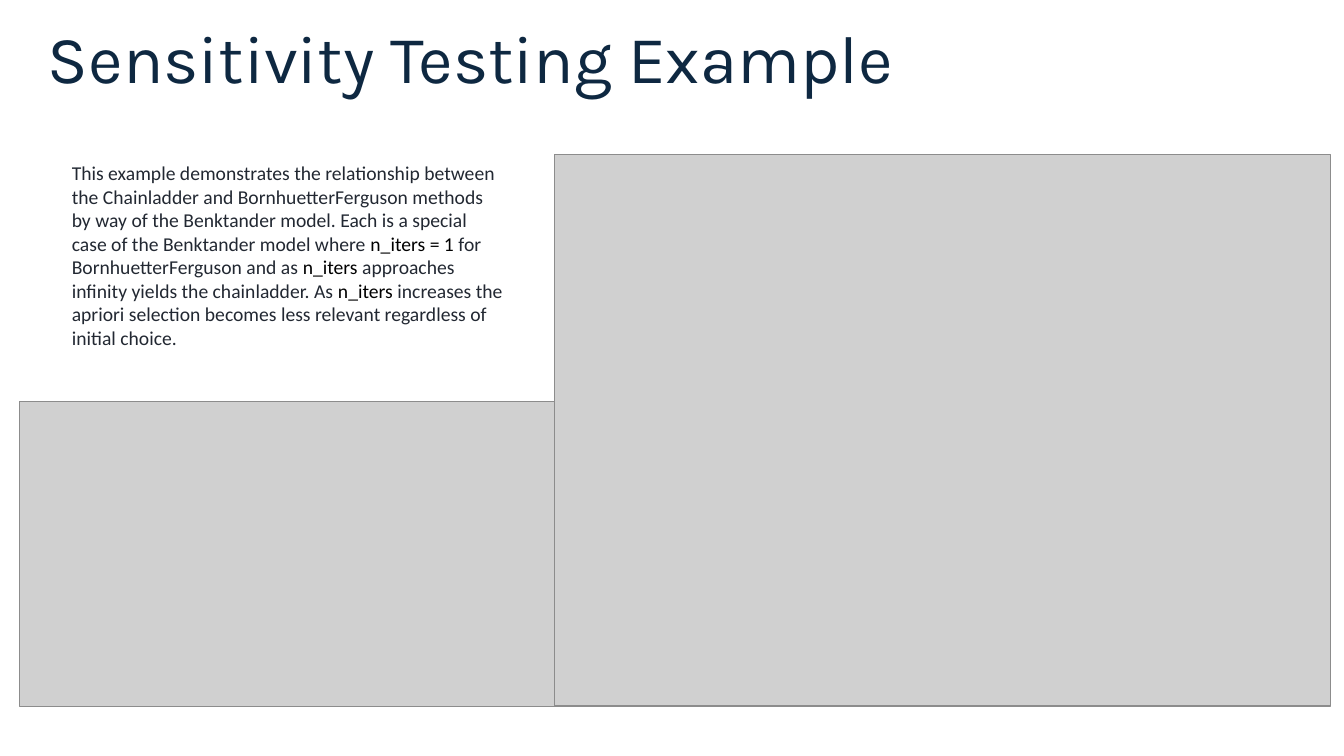
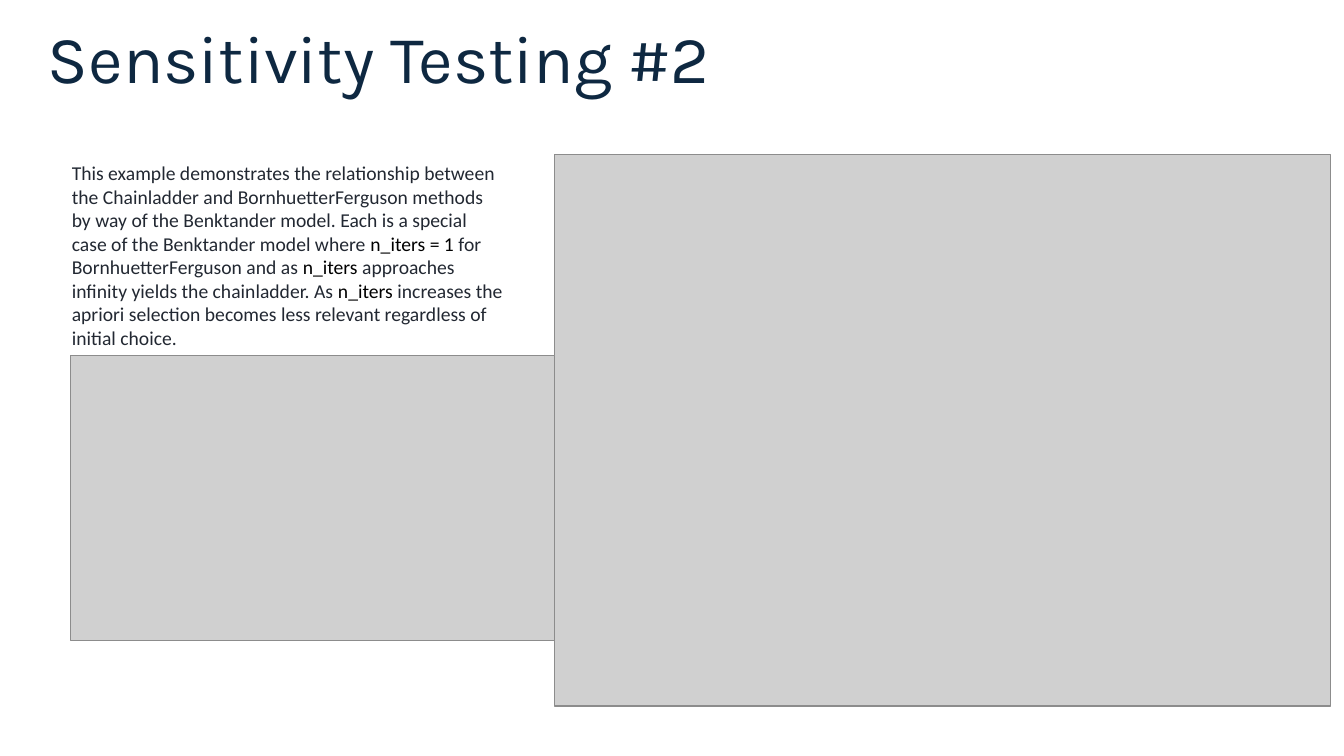
Before and after one commit to jbogaardt/fullstackactuary2024, a slide deck: slide 20 of draft presentation.pptx (slide 16 before the commit). Drawn at 1344x756 pixels with LibreOffice and Linux fonts; fonts in the diff are those of the drawing; grey boxes stand for pictures. Boxes give left, top, right and bottom in pixels: in the first picture for what was removed or moved away, otherwise in the second. Text is boxed around its words. In the diff, an @@ line names an element or a change of style, - is before the commit and + after.

```diff
--- a/draft presentation.pptx
+++ b/draft presentation.pptx
@@ title at [48,36,709,100]: text changed @@
-Sensitivity Testing Example
+Sensitivity Testing #2
@@ picture added at [71,355,555,640] @@
@@ picture removed at [19,401,766,706] @@
```
Also in this commit, not shown: 4 other slides changed, 5 slides added, 3 other files.
